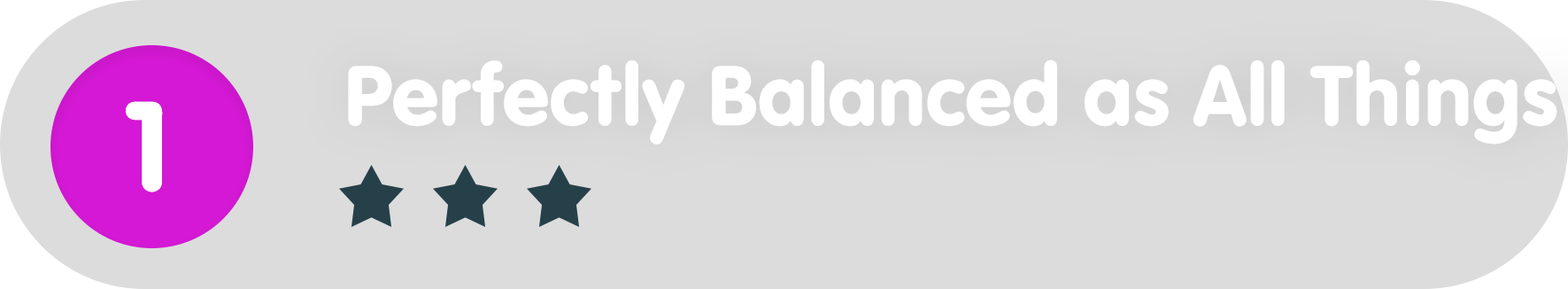
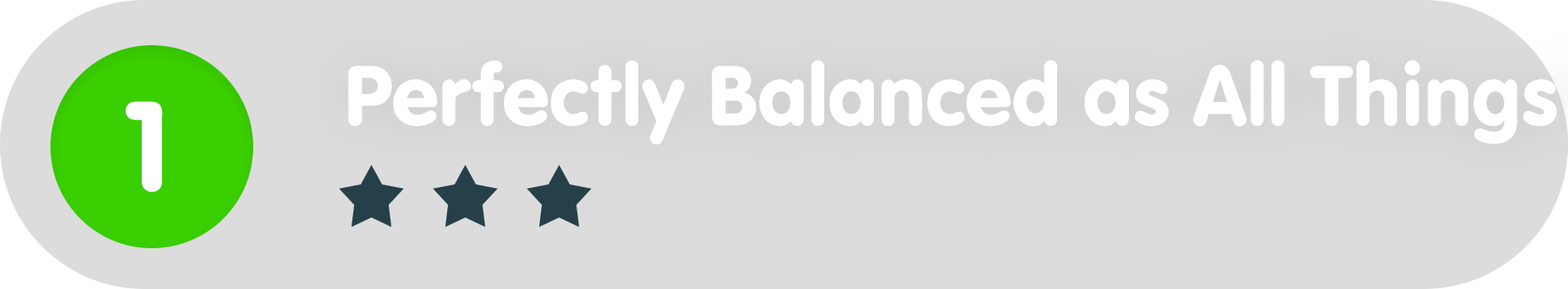
Revision of a layered 1568px x 289px image; what changed, layer by layer:
painted on "Ellipse_green" over box(50, 45, 254, 248)
